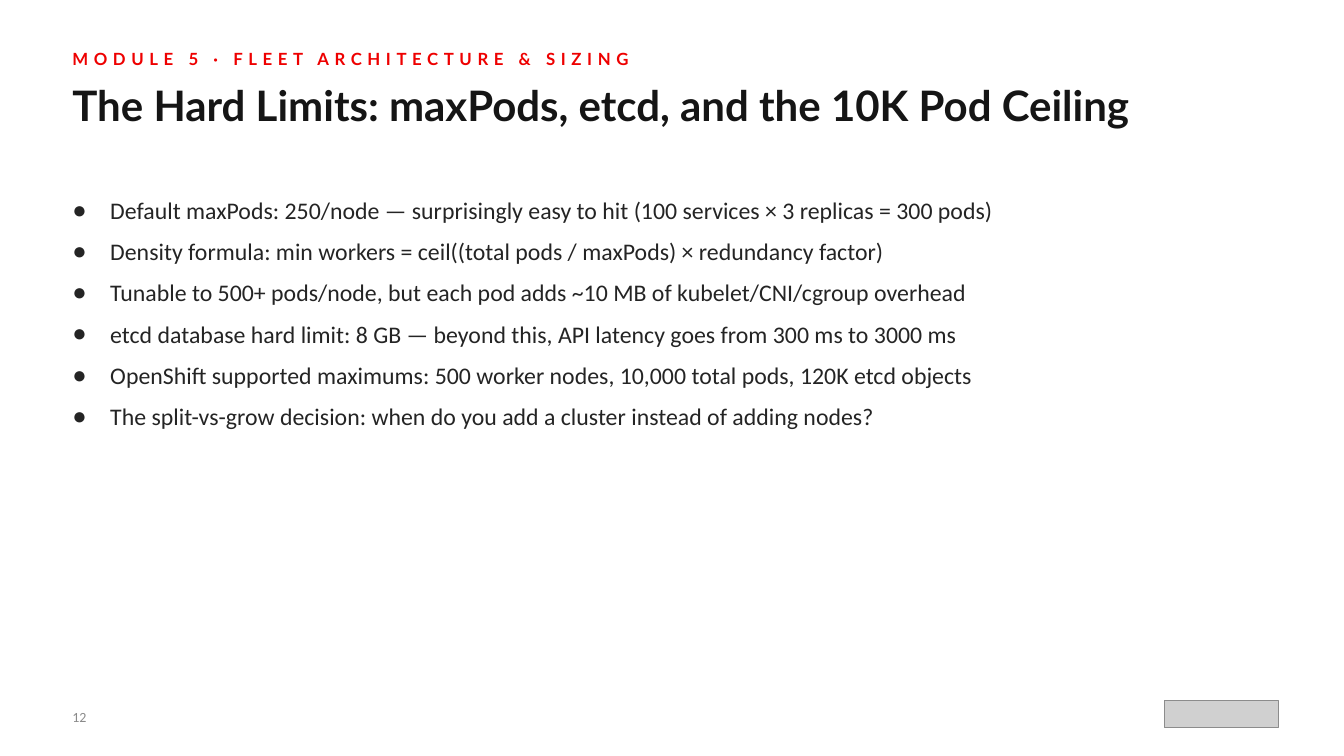
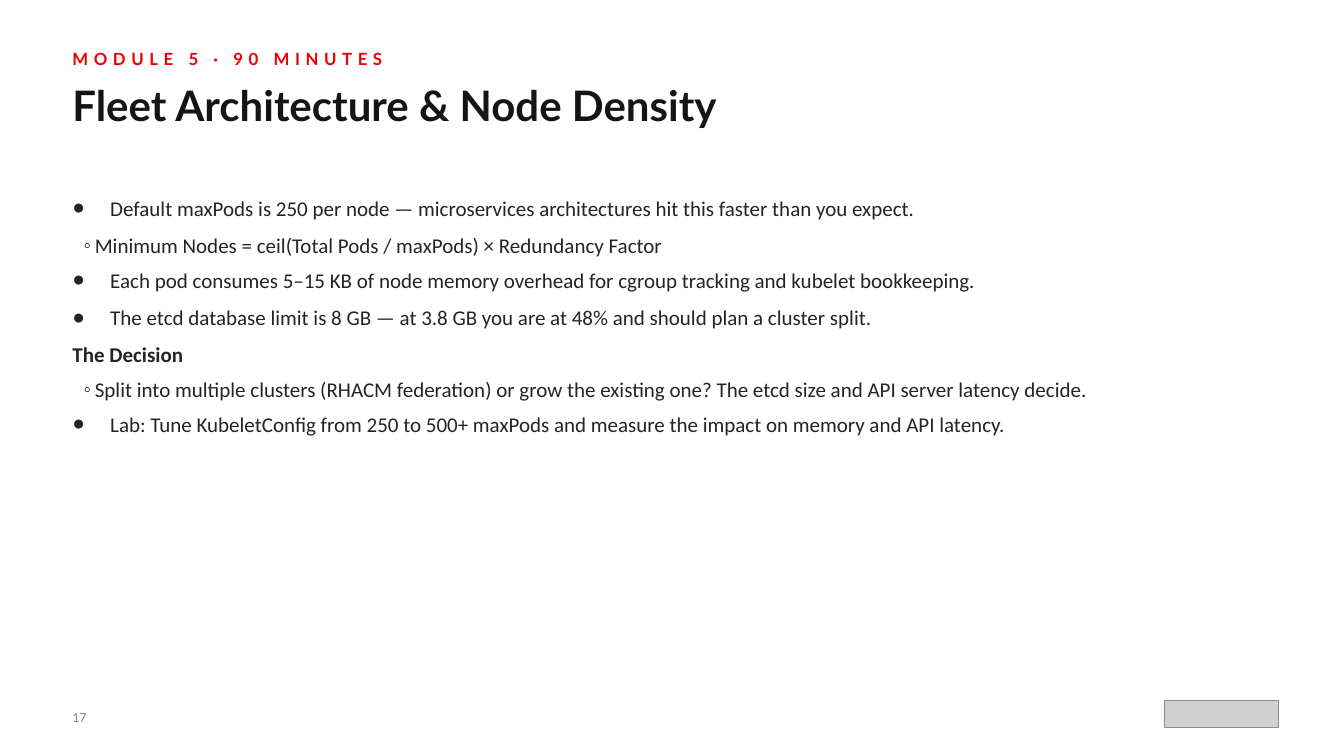
Before and after one commit to tosin2013/capacity-planning-lab-guide, a slide deck: slide 17 of presentation/capacity-planning-workshop-r01.0.pptx (slide 12 before the commit). Drawn at 1344x756 pixels with LibreOffice and Linux fonts; fonts in the diff are those of the drawing; grey boxes stand for pictures. Boxes give left, top, right and bottom in pixels: in the first picture for what was removed or moved away, otherwise in the second. Text is boxed around its words. In the diff, an @@ line names an element or a change of style, - is before the commit and + after.

Commit message:
Rebuild workshop presentation deck with new diagrams and align RHACM version
Replace the prior presentation with a 27-slide programmatic deck covering
business problem, architecture, all 9 modules, outcomes, and 90-day action
plan. Add 4 new diagrams (hub-student architecture, observability data flow,
workshop journey, maturity model). Align README RHACM version to 2.16+ to
match the deployment config and lab guide.

```diff
--- a/presentation/capacity-planning-workshop-r01.0.pptx
+++ b/presentation/capacity-planning-workshop-r01.0.pptx
@@ text at bbox=[72, 52, 383, 65]: text changed @@
-MODULE 5 · FLEET ARCHITECTURE & SIZING
+MODULE 5 · 90 MINUTES
@@ text at bbox=[72, 89, 717, 128]: text changed @@
-The Hard Limits: maxPods, etcd, and the 10K Pod Ceiling
+Fleet Architecture & Node Density
@@ text at bbox=[72, 201, 1086, 436]: text changed; size 17 to 15 pt @@
-● Default maxPods: 250/node — surprisingly easy to hit (100 services × 3 replicas = 300 pods)
-● Density formula: min workers = ceil((total pods / maxPods) × redundancy factor)
-● Tunable to 500+ pods/node, but each pod adds ~10 MB of kubelet/CNI/cgroup overhead
-● etcd database hard limit: 8 GB — beyond this, API latency goes from 300 ms to 3000 ms
-● OpenShift supported maximums: 500 worker nodes, 10,000 total pods, 120K etcd objects
-● The split-vs-grow decision: when do you add a cluster instead of adding nodes?
+● Default maxPods is 250 per node — microservices architectures hit this faster than you expect.
+  ◦ Minimum Nodes = ceil(Total Pods / maxPods) × Redundancy Factor
+● Each pod consumes 5–15 KB of node memory overhead for cgroup tracking and kubelet bookkeeping.
+● The etcd database limit is 8 GB — at 3.8 GB you are at 48% and should plan a cluster split.
+The Decision
+  ◦ Split into multiple clusters (RHACM federation) or grow the existing one? The etcd size and API server latency decide.
+● Lab: Tune KubeletConfig from 250 to 500+ maxPods and measure the impact on memory and API latency.
@@ text at bbox=[72, 713, 86, 722]: text changed @@
-12
+17
```
Also in this commit, not shown: 15 other slides changed, 11 slides added, 7 slides removed, 20 other files.
